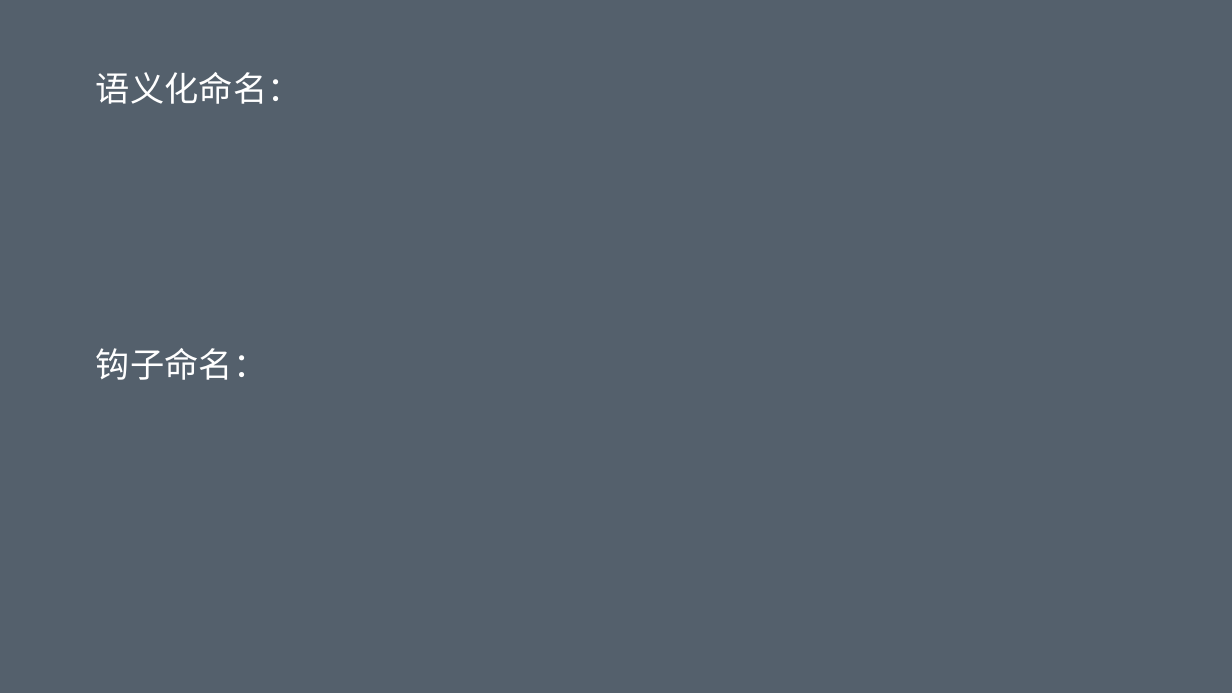
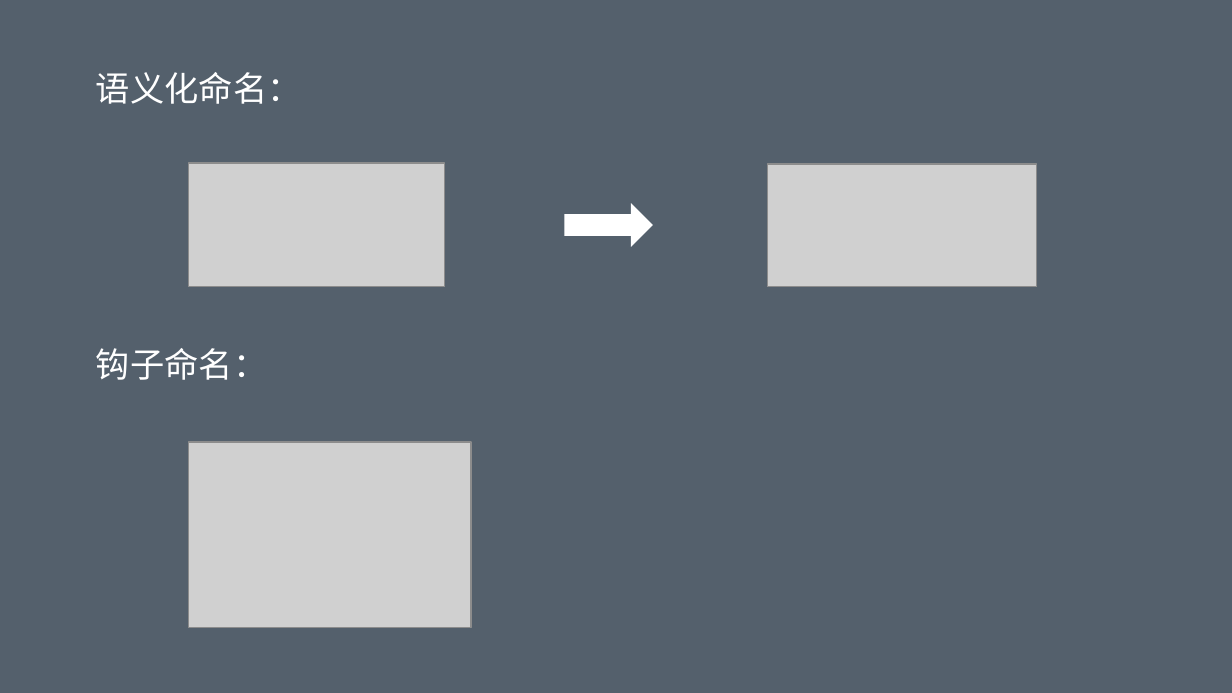
Before and after one commit to geekww/corlex, a slide deck: slide 17 of 前端开发规范.pptx. Drawn at 1232x693 pixels with LibreOffice and Linux fonts; fonts in the diff are those of the drawing; grey boxes stand for pictures. Boxes give left, top, right and bottom in pixels: in the first picture for what was removed or moved away, otherwise in the second. Text is boxed around its words. In the diff, an @@ line names an element or a change of style, - is before the commit and + after.

```diff
--- a/前端开发规范.pptx
+++ b/前端开发规范.pptx
@@ picture added at (188,163,445,286) @@
@@ picture added at (768,164,1037,287) @@
@@ right arrow added at (564,203,653,248), fill #FFFFFF @@
@@ picture added at (188,442,471,628) @@
```
Also in this commit, not shown: 13 other slides changed, 2 other files.
